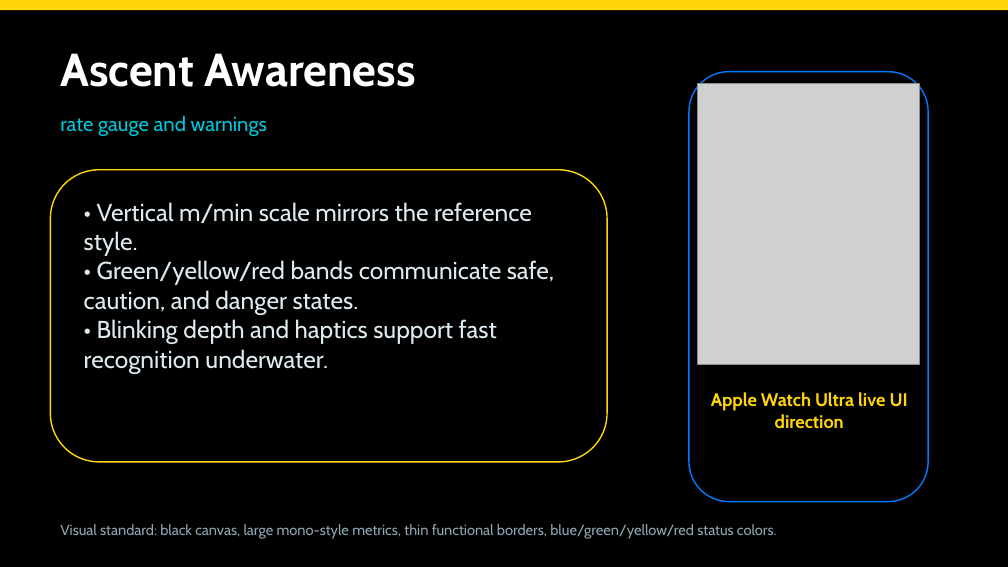
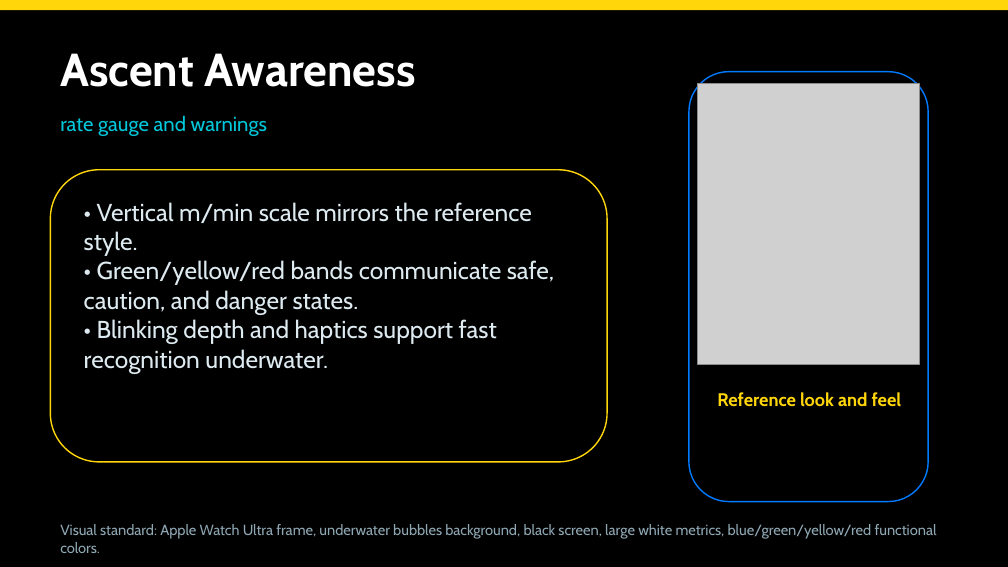
Before and after one commit to egopfe/DirDiving-App, a slide deck: slide 4 of DIR_DIVING_Project_Presentation.pptx. Drawn at 1008x567 pixels with LibreOffice and Linux fonts; fonts in the diff are those of the drawing; grey boxes stand for pictures. Boxes give left, top, right and bottom in pixels: in the first picture for what was removed or moved away, otherwise in the second. Text is boxed around its words. In the diff, an @@ line names an element or a change of style, - is before the commit and + after.

Commit message:
Use supplied watch reference look

```diff
--- a/DIR_DIVING_Project_Presentation.pptx
+++ b/DIR_DIVING_Project_Presentation.pptx
@@ text at (x1=717, y1=392, x2=902, y2=407): text changed @@
-Apple Watch Ultra live UI direction
+Reference look and feel
@@ text at (x1=60, y1=524, x2=937, y2=553): text changed @@
-Visual standard: black canvas, large mono-style metrics, thin functional borders, blue/green/yellow/red status colors.
+Visual standard: Apple Watch Ultra frame, underwater bubbles background, black screen, large white metrics, blue/green/yellow/red functional colors.
```
Also in this commit, not shown: 8 other slides changed, 4 other files.
